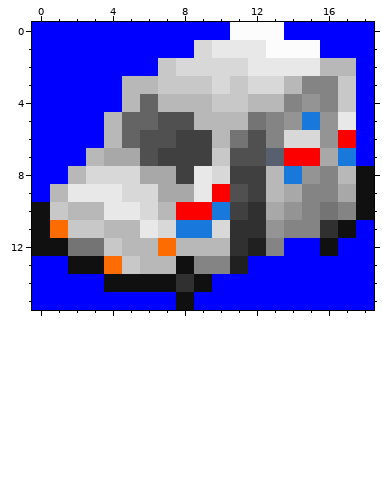
Two versions of one pixel-art file, src/gfx/usps/llv/usps_llv_06_open.aseprite. The first picture shows the starting point.
19x16 pixels, 1 frame.
New version:
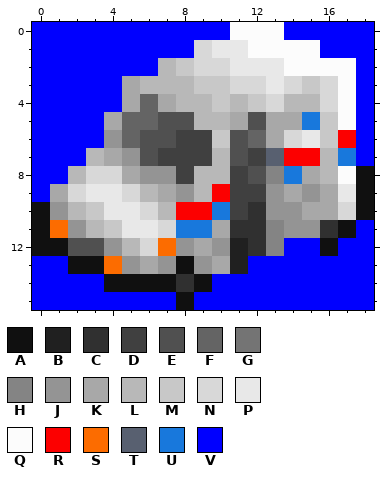
Palette (. is transparent): A #101010  B #202020  C #303030  D #404040  E #505050  F #646464  G #747474  H #848484  J #949494  K #a8a8a8  L #b8b8b8  M #c8c8c8  N #d8d8d8  P #e8e8e8  Q #fcfcfc  R #fc0000  S #fc6c00  T #586070  U #1878dc  V #0000ff
From the commit log: Overhaul LLV sprite shading & fix bounding box offset
The edit:
{"where": "layers \"Layer 3\", \"Layer 4\""}
{"y":1,"x":12,"old":"P","new":"Q"}
{"y":2,"x":7,"old":"MN","new":"LM"}
{"y":2,"x":11,"old":"N","new":"P"}
{"y":2,"x":14,"old":"PPLL","new":"QQQQ"}
{"y":3,"x":5,"old":"L","new":"K"}
{"y":3,"x":7,"old":"MM","new":"LL"}
{"y":3,"x":10,"old":"NM","new":"MN"}
{"y":3,"x":13,"old":"NLHHM","new":"PNMNQ"}
{"y":4,"x":5,"old":"L","new":"K"}
{"y":4,"x":7,"old":"L","new":"K"}
{"y":4,"x":11,"old":"MLLHJHM","new":"LMNLLNQ"}
{"y":5,"x":4,"old":"L","new":"K"}
{"y":5,"x":11,"old":"LGHJ","new":"KEKK"}
{"y":5,"x":16,"old":"JP","new":"MQ"}
{"y":6,"x":4,"old":"L","new":"J"}
{"y":6,"x":10,"old":"LGEH","new":"MEFK"}
{"y":6,"x":15,"old":"NJ","new":"PM"}
{"y":7,"x":5,"old":"K","new":"J"}
{"y":7,"x":10,"old":"M","new":"L"}
{"y":7,"x":12,"old":"E","new":"D"}
{"y":7,"x":16,"old":"K","new":"L"}
{"y":8,"x":5,"old":"NKK","new":"KJJ"}
{"y":8,"x":9,"old":"PN","new":"LL"}
{"y":8,"x":12,"old":"DL","new":"EH"}
{"y":8,"x":15,"old":"JHL","new":"KLQ"}
{"y":9,"x":1,"old":"LP","new":"KN"}
{"y":9,"x":6,"old":"N","new":"L"}
{"y":9,"x":8,"old":"KP","new":"JL"}
{"y":9,"x":11,"old":"E","new":"D"}
{"y":9,"x":13,"old":"L","new":"J"}
{"y":9,"x":15,"old":"HHK","new":"JKP"}
{"y":10,"x":1,"old":"M","new":"J"}
{"y":10,"x":3,"old":"L","new":"M"}
{"y":10,"x":13,"old":"K","new":"J"}
{"y":10,"x":15,"old":"HGH","new":"KKN"}
{"y":11,"x":2,"old":"MMLL","new":"JLMP"}
{"y":11,"x":10,"old":"N","new":"K"}
{"y":11,"x":13,"old":"JHH","new":"HJJ"}
{"y":12,"x":2,"old":"GGM","new":"EEJ"}
{"y":12,"x":6,"old":"L","new":"N"}
{"y":12,"x":8,"old":"LLLCB","new":"JKJBC"}
{"y":13,"x":5,"old":"MLL","new":"JKJ"}
{"y":13,"x":9,"old":"HH","new":"JK"}
{"label":"changed","picture_box":[50,40,356,274]}
